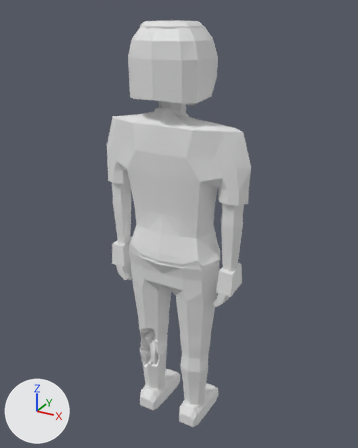
The glTF model assets/models/zombie_nurse_f_b8.glb: old version first, new version second.
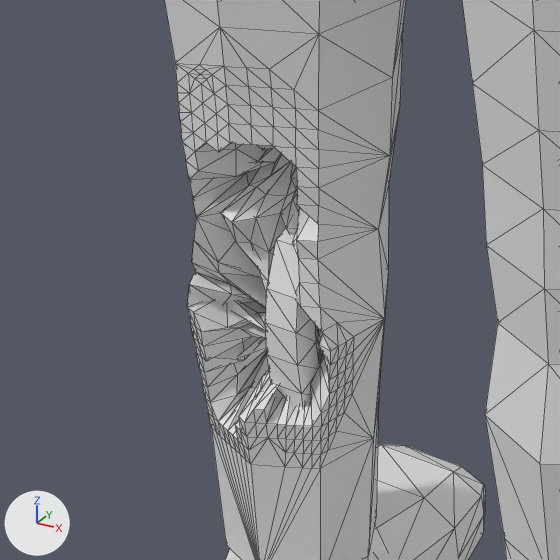
Old and new are each drawn whole from a camera (50 mm lens) standing at (1.019, -1.805, 1.972) and looking at (-0.004, 0.055, 1.042) and again close up on the part from 32% to 53% of the width and 69% to 86% of the height. Arrows for +X, +Y and +Z are at lower left; the lights stay in place. The last two pictures show the newer version. The close-ups show mesh edges as thin lines. Vertices at exactly the same position are counted once.

The first close-up shows 'zombie_nurse_f_b8'.
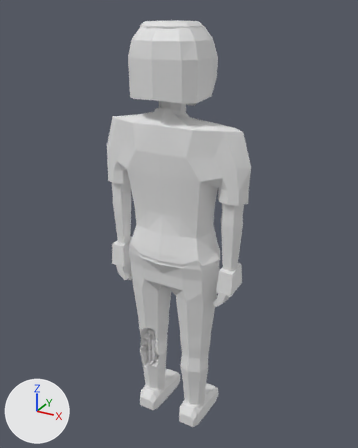
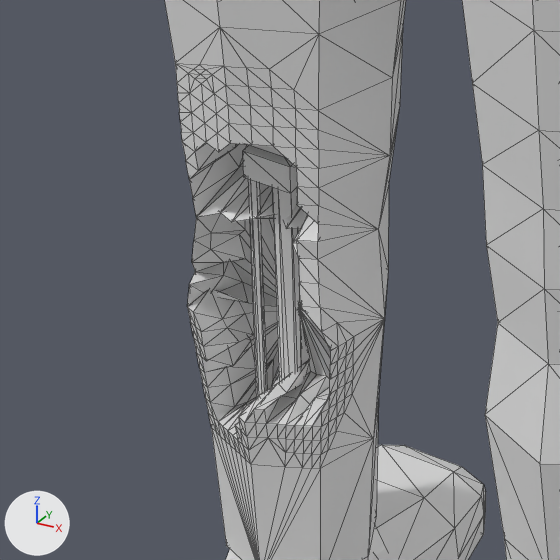
The change, as a diff of the scene's bpy script:
```diff
--- a/assets/models/zombie_nurse_f_b8.glb.py
+++ b/assets/models/zombie_nurse_f_b8.glb.py
@@ me_zombie_nurse_f_b8 @@
 # used by ob_zombie_nurse_f_b8; location = (0.0, 0.0, 0.0)
-me_zombie_nurse_f_b8.from_pydata(...)  # 1788 vertices, 3417 faces; spans x -0.35..0.35, y -0.16..0.2, z 0.0..1.92
+me_zombie_nurse_f_b8.from_pydata(...)  # 1804 vertices, 3433 faces; spans x -0.35..0.35, y -0.16..0.2, z 0.0..1.92
+# me_zombie_nurse_f_b8 part 1: a new loose piece, a box spanning x -0.149..-0.075, y -0.03..0.026, z 0.465..0.505
+# me_zombie_nurse_f_b8 part 2
+# 37 vertices are removed from x -0.16..-0.08, y -0.05..0.06, z 0.25..0.47
+# 132 faces are deleted
+# 5 vertices in x -0.13..-0.11, y -0.05..-0.01, z 0.37..0.5 move by (0.0, 0.01, 0.02)
+# 4 vertices in x -0.11..-0.09, y -0.04..-0.02, z 0.27..0.28 move by (0.01, 0.0, -0.01)
+# 4 vertices in x -0.16..-0.15, y -0.04..-0.03, z 0.27..0.32 move by (-0.01, 0.0, 0.0)
+# 3 vertices in x -0.12..-0.1, y -0.03..-0.02, z 0.27..0.28 move by (0.01, -0.01, -0.01)
+# 3 vertices in x -0.16..-0.14, y -0.04..-0.03, z 0.36..0.49 move by (-0.01, 0.01, 0.02)
+# 3 vertices in x -0.1..-0.09, y -0.03..0.0, z 0.43..0.46 move by (0.0, 0.01, 0.0)
+# 113 vertices move from x -0.16..-0.08, y -0.05..0.06, z 0.23..0.51 to x -0.17..-0.07, y -0.04..0.08, z 0.1..0.53
+# 40 vertices are added at x -0.17..-0.07, y -0.04..0.06, z 0.1..0.5
+# 5 new vertices lie (0.0, 0.0, -0.34) away from vertices in x -0.14..-0.09, y -0.03..0.06, z 0.39..0.44
+# 136 new faces join them
```

Pixel boxes [x1, y1, x2, y2] of what changed, in the close-ups (560 x 560 px; the box of a moved part takes in the faces that stretch with it):
part 1 of me_zombie_nurse_f_b8, added (mostly hidden)
    after: [247, 144, 284, 157]
part 2 of me_zombie_nurse_f_b8, moved or reshaped
    both: [187, 143, 330, 440]
